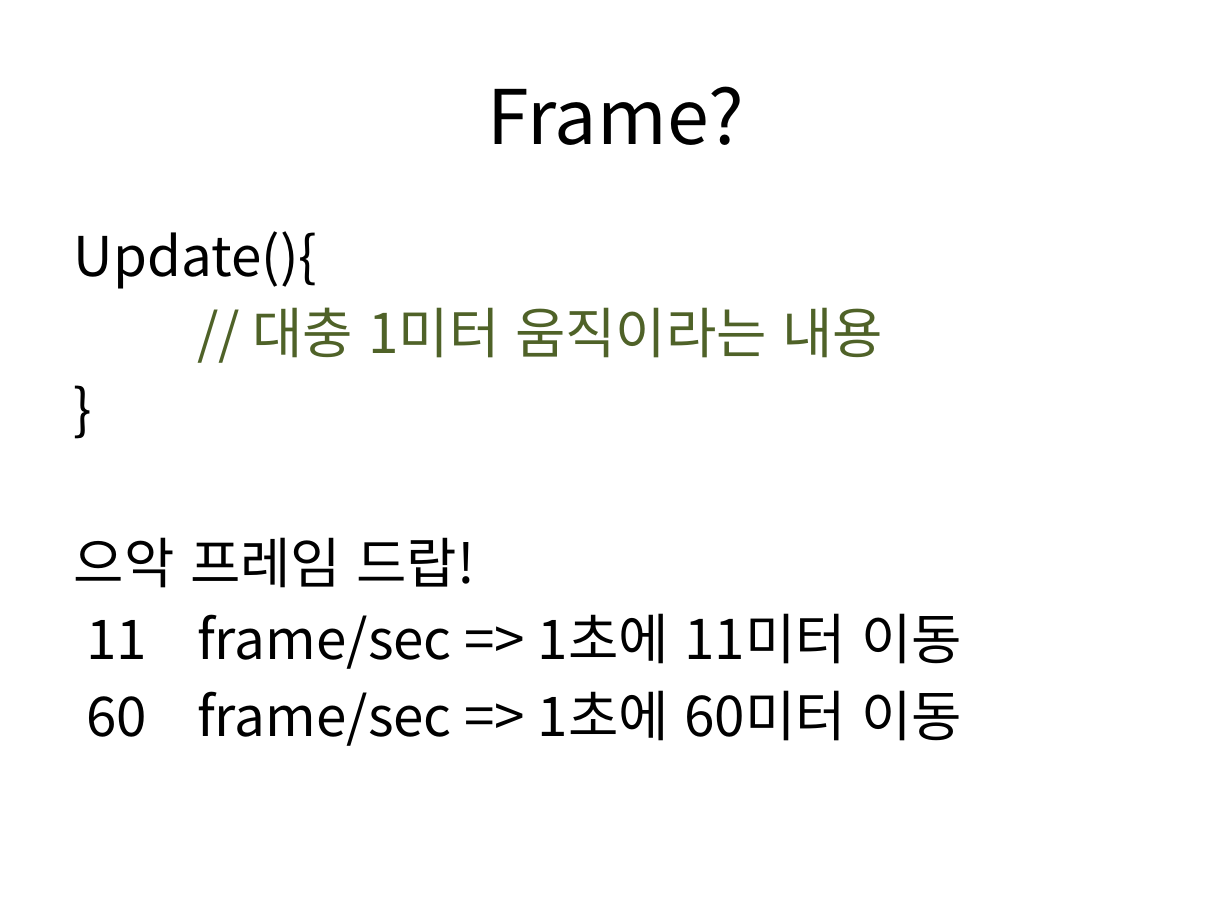
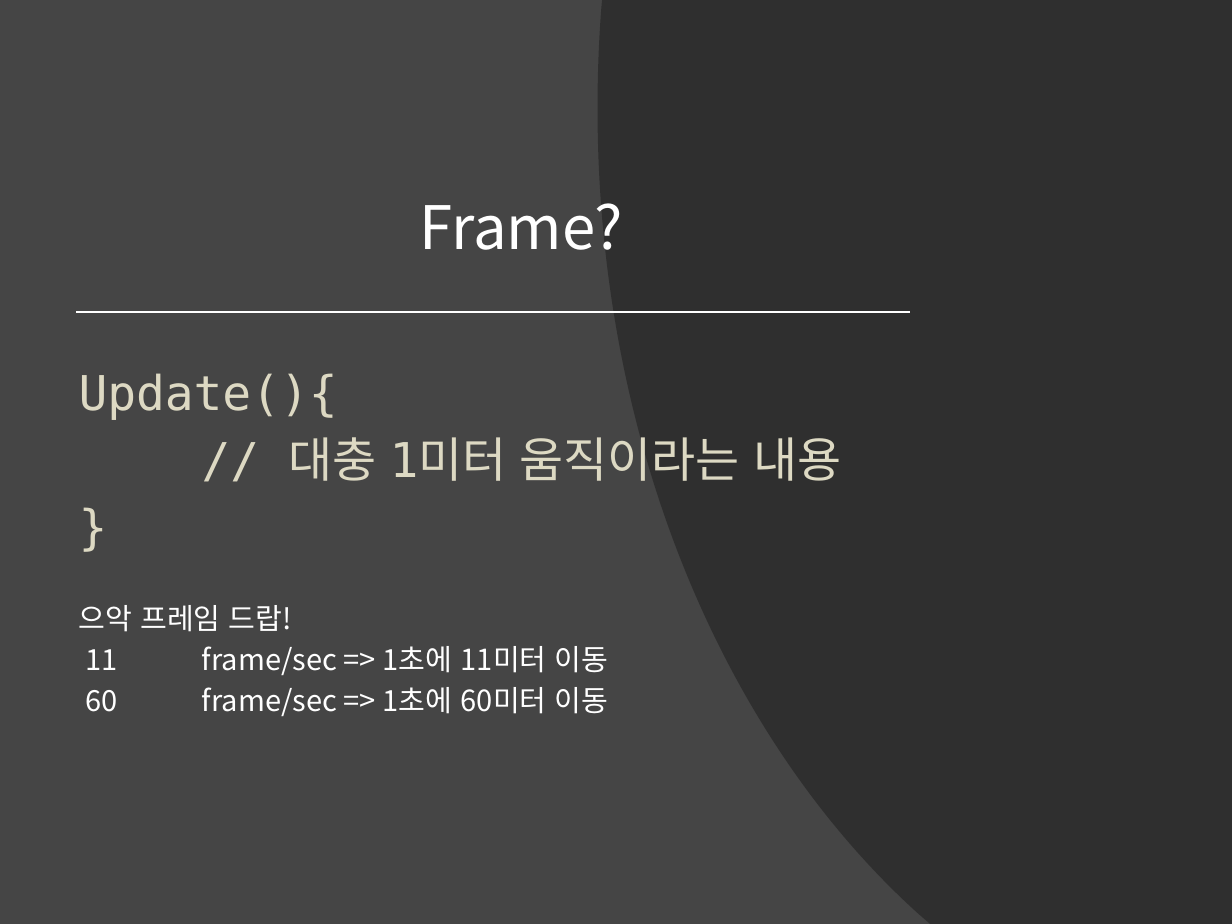
Before and after one commit to IamGroooooot/cien-unity-2019, a slide deck: slide 50 of 1주차.pptx (slide 40 before the commit). Drawn at 1232x924 pixels with LibreOffice and Linux fonts; fonts in the diff are those of the drawing. Boxes give left, top, right and bottom in pixels: in the first picture for what was removed or moved away, otherwise in the second. Text is boxed around its words. In the diff, an @@ line names an element or a change of style, - is before the commit and + after.

```diff
--- a/1주차.pptx
+++ b/1주차.pptx
@@ background #FFFFFF to #454545 @@
@@ freeform shape added at box(598, 0, 1232, 924), fill #262626 at 70% opacity @@
@@ title "Frame?": place and size @@
-title "Frame?" at box(488, 86, 744, 145)
+title "Frame?" at box(420, 203, 624, 250)
@@ title "Frame?" at box(420, 203, 624, 250): size 44 to 35 pt, text colour #000000 to #FFFFFF; vertical alignment middle to bottom @@
@@ line added from (78, 312) to (909, 312), #FFFFFF 1.5 pt @@
@@ text "Update(){": place and size @@
-text "Update(){" at box(74, 231, 962, 746)
+text "Update(){" at box(79, 373, 841, 716)
@@ text "Update(){" at box(79, 373, 841, 716): size 32 to 28 pt, font Noto Sans CJK KR to DejaVu Sans Mono in "Update(){", "// 대충 1미터 움직이라는 내용", "}"; text colour #000000 to #DDD9C3 in "Update(){", "}"; text colour #4F6228 to #DDD9C3 in "// 대충 1미터 움직이라는 내용"; size 32 to 17 pt, text colour #000000 to #FFFFFF in "으악 프레임 드랍!", "11 frame/sec => 1초에 11미터 이동", "60 frame/sec => 1초에 60미터 이동"; less space between paragraphs @@
```
Also in this commit, not shown: 19 other slides changed, 12 slides added, 1 slide removed.
